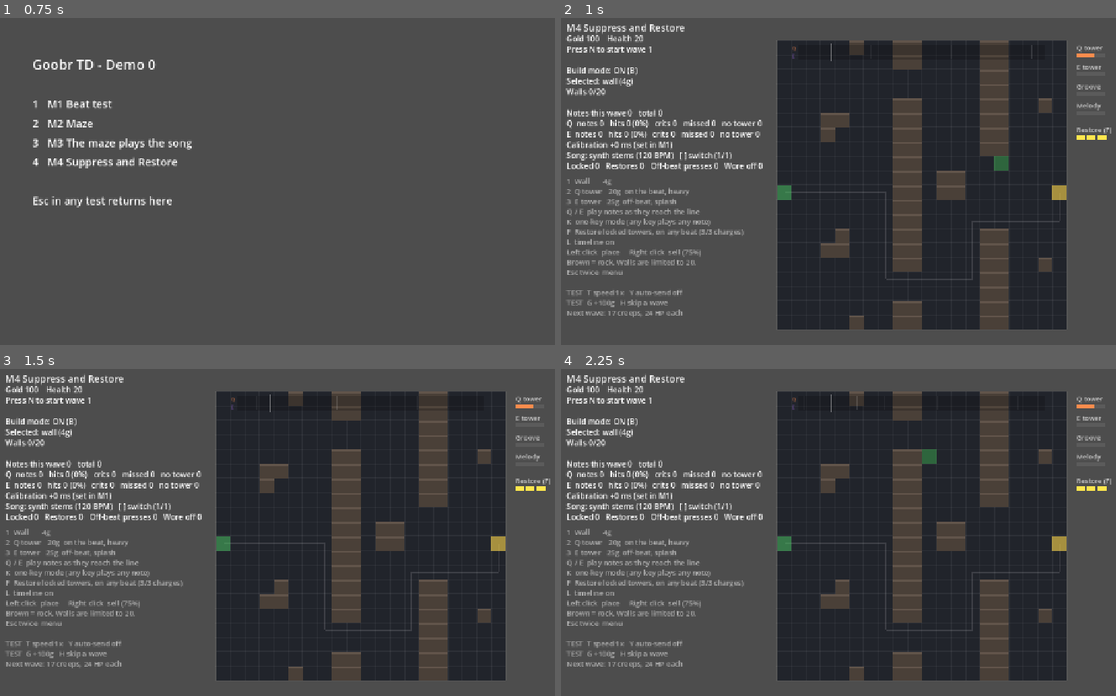
Above: before the commit, frames 1-4 (two rows, left to right).
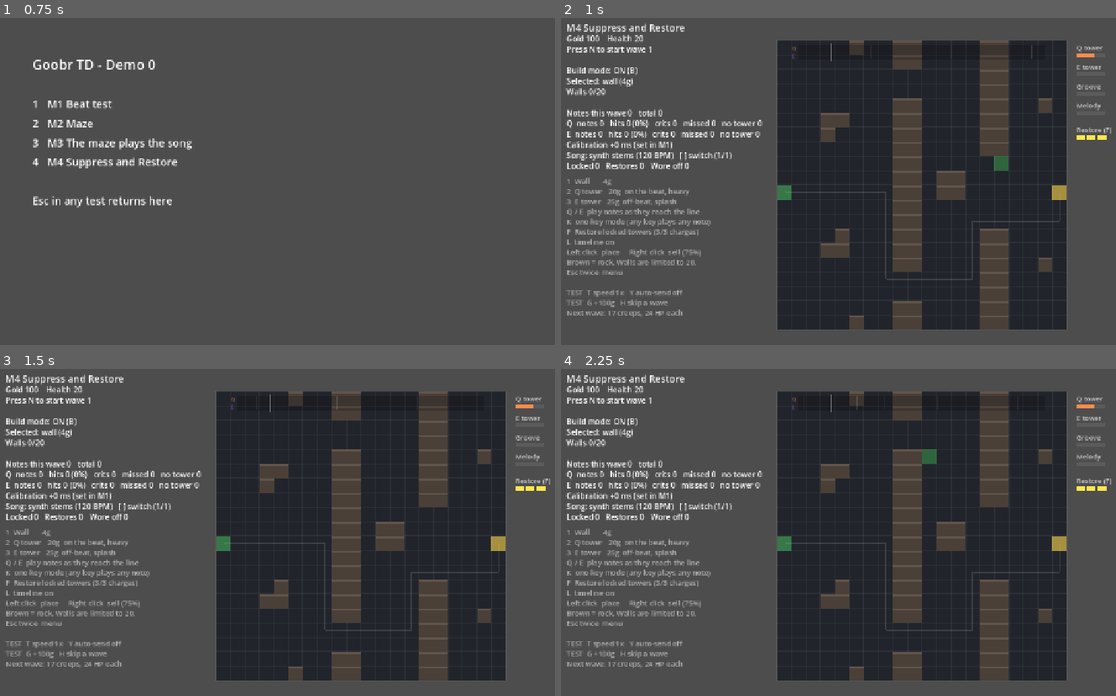
Above: after the commit, the same moments.

Repository: jaredmichaelbench/Goobr-td
Game: Godot game, scene res://menu.tscn
Same seed, same stepped clock (60 frames per second), same inputs: the game is played once before the commit and once after it.
Inputs (mouse positions are in pixels of both pictures, inside the frame that each line leads up to):
- Up to frame 1 (0.75 s): tap Enter at 0.5 s; move the mouse to (438, 168) at 0.52 s; hold W from 0.53 s (still down); tap R at 0.6 s; click (438, 168) at 0.67 s
- Up to frame 2 (1 s): keep holding W; tap Space at 0.77 s; tap 4 at 0.8 s
- Up to frame 3 (1.5 s): tap Space at 1.25 s; move the mouse to (177, 552) at 1.27 s; release W at 1.28 s; tap 4 at 1.35 s
- Up to frame 4 (2.25 s): tap Space at 1.52 s; tap R at 1.55, 2.1 s; tap Enter at 2 s; move the mouse to (927, 460) at 2.02 s; hold W from 2.03 s (still down)

Frame 1 is identical in both runs. In frame 2, 0.4% of the frame differs, in the area x 16-37%, y 44-67%; in frame 3, 0.4%; in frame 4, 0.4%.

Commit message:
M4 v3: Restore any time, lands on the next 8th note, refresh ripple relights towers (D-0019)
Co-Authored-By: Claude Fable 5.1 <noreply@anthropic.com>
Claude-Session: https://claude.ai/code/session_01L92Fzbf8i6vmMnAej33eyX

Diff:
--- a/game/scripts/m4_restore.gd
+++ b/game/scripts/m4_restore.gd
@@ -8,11 +8,12 @@
 ## notes, and their part drops out of the music. The groove drops too, so the
 ## mix goes thin. Clean play never gets locked (Jared, 2026-10-25).
 ##
-## F = Restore. It only lands on a beat (RESTORE_GRID_STEPS), but any beat, so
-## you choose when. On the beat every locked tower comes back at once with an
-## Overcharge salvo. Off the beat nothing happens and no charge is spent.
-## Charges are limited: 3 to start, one back per wave cleared. Locks also wear
-## off on their own after SUPPRESS_SECONDS.
+## F = Restore, any time. It lands on the next 8th note (at most 250 ms later)
+## so the ripple, salvo and sound sit on the grid without you timing anything
+## (D-0019). A refresh ripple sweeps the board from the goal outward and every
+## locked tower relights as it passes, firing an Overcharge salvo. Charges are
+## limited: 3 to start, one back per wave cleared. Locks also wear off on their
+## own after SUPPRESS_SECONDS.
 
 const SUPPRESS_SECONDS := 10.0
 const SUPPRESS_RADIUS := 2.2
@@ -20,7 +21,8 @@
 const ELITE_HP_MULT := 4.0
 const ELITE_SPEED_MULT := 0.8
 const ELITE_PULSE_BARS := 2  # Bars before the same elite can lock again.
-const RESTORE_GRID_STEPS := 4  # Restore lands on every beat (8th-note steps per bar = 8).
+const RESTORE_GRID_STEPS := 1  # Restore lands on the next 8th note. 0 = instant.
+const RIPPLE_SPEED := 28.0  # Tiles per second the refresh ripple travels.
 const RESTORE_CHARGES := 3
 const OVERCHARGE_MULT := 2.5  # Salvo damage = tower damage x this, splash radius 1.
 
@@ -28,7 +30,10 @@
 var restore_charges := RESTORE_CHARGES
 var _shockwaves: Array[Dictionary] = []
 var _restore_flash := 0.0
-var m4_stats := {"suppressed": 0, "restores": 0, "off_beat": 0, "expired": 0}
+var _restore_at := -1.0  # Song time a pressed Restore lands, or -1.
+var _relight := {}  # cell -> distance from the goal, waiting for the ripple
+var _ripple := -1.0  # Ripple radius in tiles, or -1 when idle.
+var m4_stats := {"suppressed": 0, "restores": 0, "expired": 0}
 
 
 func _ready() -> void:
@@ -50,7 +55,10 @@
 	super.reset()
 	suppressed.clear()
 	restore_charges = RESTORE_CHARGES
-	m4_stats = {"suppressed": 0, "restores": 0, "off_beat": 0, "expired": 0}
+	_restore_at = -1.0
+	_relight.clear()
+	_ripple = -1.0
+	m4_stats = {"suppressed": 0, "restores": 0, "expired": 0}
 
 
 func start_wave() -> void:
@@ -119,15 +127,28 @@
 	if fresh > 0:
 		m4_stats["suppressed"] += fresh
 		_sfx["suppress"].play()
-		_show_feedback("MISS   %d tower%s LOCKED   F on a beat to Restore" % [fresh, "" if fresh == 1 else "s"], Color(1, 0.3, 0.3))
+		_show_feedback("MISS   %d tower%s LOCKED   F to Restore" % [fresh, "" if fresh == 1 else "s"], Color(1, 0.3, 0.3))
 
 
 func step(delta: float) -> void:
 	super.step(delta)
+	if _restore_at >= 0.0 and beat_time() >= _restore_at:
+		_restore_at = -1.0
+		_restore()
+	if _ripple >= 0.0:
+		_ripple += RIPPLE_SPEED * delta
+		for cell in _relight.keys():
+			if _relight[cell] <= _ripple:
+				_relight.erase(cell)
+				_relight_tower(cell)
+		if _ripple > GRID_SIZE.x + GRID_SIZE.y:
+			_ripple = -1.0
 	for cell in suppressed.keys():
 		if not structures.has(cell):
 			suppressed.erase(cell)
 			continue
+		if _relight.has(cell):
+			continue  # The ripple is on its way.
 		suppressed[cell] -= delta
 		if suppressed[cell] <= 0.0:
 			suppressed.erase(cell)
@@ -154,45 +175,51 @@
 	if suppressed.is_empty():
 		_show_feedback("Nothing to Restore", Color(1, 1, 1, 0.5))
 		return
+	if _restore_at >= 0.0 or not _relight.is_empty():
+		return  # Already on its way.
 	if restore_charges <= 0:
 		_show_feedback("No Restore charges left", Color(1, 0.5, 0.4))
 		return
-	var grid := step_length() * RESTORE_GRID_STEPS
-	var phase := fposmod(press_time(), grid)
-	var offset_ms := (phase if phase < grid * 0.5 else phase - grid) * 1000.0
-	var g := Timing.grade(offset_ms)
-	if g == "Miss":
-		m4_stats["off_beat"] += 1
-		_show_feedback("Off the beat (%+.0f ms)   Restore only lands on a beat" % offset_ms, Color(1, 0.6, 0.4))
-		return
 	restore_charges -= 1
 	m4_stats["restores"] += 1
-	_show_feedback("%s RESTORE  %+.0f ms   Overcharge salvo!" % [g.to_upper(), offset_ms], Color(1.0, 0.9, 0.3))
-	_restore()
-
-
+	if RESTORE_GRID_STEPS <= 0:
+		_restore()
+		return
+	var grid := step_length() * RESTORE_GRID_STEPS
+	_restore_at = (floorf(beat_time() / grid) + 1.0) * grid
+	if _restore_at - beat_time() < 0.03:
+		_restore_at += grid
+
+
+## The ripple starts at the goal. Towers relight as it reaches them.
 func _restore() -> void:
-	var cells := suppressed.keys()
-	suppressed.clear()
+	_relight.clear()
+	for cell in suppressed:
+		_relight[cell] = Vector2(cell).distance_to(Vector2(GOAL))
+	_ripple = 0.0
+	_restore_flash = 0.5
 	_lead_timer = clock.bar_length() * LEAD_HOLD_BARS
-	_restore_flash = 0.4
 	_sfx["restore"].play()
-	for cell in cells:
-		if not structures.has(cell):
-			continue
-		_flashes[cell] = 0.3
-		var spec: Dictionary = builds[structures[cell]["type"]]
-		var target := _pick_target(Vector2(cell), spec["range"])
-		if target.is_empty():
-			continue
-		var dmg: float = spec["damage"] * OVERCHARGE_MULT
-		var dealt := 0.0
-		for c in creeps:
-			if c["pos"].distance_to(target["pos"]) <= 1.0:
-				dealt += minf(dmg, maxf(c["hp"], 0.0))
-				c["hp"] -= dmg
-		shots.append({"from": Vector2(cell), "to": target["pos"], "color": Color(1.0, 0.9, 0.3), "ttl": 0.3, "splash": 1.0})
-		_popup(target["pos"], "%d!" % roundi(dealt), Color(1.0, 0.9, 0.3), 20)
+	_show_feedback("RESTORE   Overcharge salvo!", Color(1.0, 0.9, 0.3))
+
+
+func _relight_tower(cell: Vector2i) -> void:
+	suppressed.erase(cell)
+	if not structures.has(cell):
+		return
+	_flashes[cell] = 0.3
+	var spec: Dictionary = builds[structures[cell]["type"]]
+	var target := _pick_target(Vector2(cell), spec["range"])
+	if target.is_empty():
+		return
+	var dmg: float = spec["damage"] * OVERCHARGE_MULT
+	var dealt := 0.0
+	for c in creeps:
+		if c["pos"].distance_to(target["pos"]) <= 1.0:
+			dealt += minf(dmg, maxf(c["hp"], 0.0))
+			c["hp"] -= dmg
+	shots.append({"from": Vector2(cell), "to": target["pos"], "color": Color(1.0, 0.9, 0.3), "ttl": 0.3, "splash": 1.0})
+	_popup(target["pos"], "%d!" % roundi(dealt), Color(1.0, 0.9, 0.3), 20)
 
 
 # --- Drawing -----------------------------------------------------------------
@@ -240,23 +267,24 @@
 		draw_arc(_to_screen(w["pos"]), SUPPRESS_RADIUS * TILE * (1.0 - a * 0.7), 0, TAU, 48, w["color"] * Color(1, 1, 1, a), 4.0)
 
 	if _restore_flash > 0.0:
-		draw_rect(Rect2(_origin, Vector2(board_w, GRID_SIZE.y * TILE)), Color(1.0, 0.9, 0.3, 0.25 * _restore_flash / 0.4))
-
-	# While locked: small white marks on every beat you could Restore on.
-	if show_timeline and not suppressed.is_empty():
-		var grid := step_length() * RESTORE_GRID_STEPS
+		draw_rect(Rect2(_origin, Vector2(board_w, GRID_SIZE.y * TILE)), Color(1.0, 0.9, 0.3, 0.12 * _restore_flash / 0.5))
+	if _ripple >= 0.0:
+		# The refresh ripple: a bright ring with a soft band behind it.
+		var center := _to_screen(Vector2(GOAL))
+		for i in 4:
+			var r: float = (_ripple - i * 0.8) * TILE
+			if r > 0.0:
+				draw_arc(center, r, 0, TAU, 96, Color(1.0, 0.95, 0.6, 0.8 - i * 0.18), 6.0 - i * 1.2)
+
+	# A pressed Restore shows where it lands on the timeline.
+	if show_timeline and _restore_at >= 0.0:
 		var now := beat_time()
 		var left := _origin.x + TILE * 1.5
 		var width := board_w - TILE * 3.0
 		var line_x := left + width * (TIMELINE_BEHIND / (TIMELINE_AHEAD + TIMELINE_BEHIND))
-		var px_per_s := width / (TIMELINE_AHEAD + TIMELINE_BEHIND)
+		var x := line_x + (_restore_at - now) * width / (TIMELINE_AHEAD + TIMELINE_BEHIND)
 		var top := _origin.y + 8.0
-		var first := ceili(now / grid)
-		var last := floori((now + TIMELINE_AHEAD) / grid)
-		for i in range(first, last + 1):
-			var x := line_x + (i * grid - now) * px_per_s
-			draw_line(Vector2(x, top - 3), Vector2(x, top + 35), Color(1, 1, 1, 0.7), 2.0)
-		draw_string(font, Vector2(line_x + 6, top + 48), "F on any beat", HORIZONTAL_ALIGNMENT_LEFT, -1, 12, Color(1, 1, 1, 0.8))
+		draw_line(Vector2(x, top - 3), Vector2(x, top + 35), Color(1.0, 0.9, 0.3, 0.9), 3.0)
 
 	# Restore charges under the meters.
 	var x := _origin.x + board_w + 20
@@ -271,11 +299,11 @@
 
 func status_lines() -> Array[String]:
 	var lines := super.status_lines()
-	lines.append("Locked %d   Restores %d   Off-beat presses %d   Wore off %d" % [m4_stats["suppressed"], m4_stats["restores"], m4_stats["off_beat"], m4_stats["expired"]])
+	lines.append("Locked %d   Restores %d   Wore off %d" % [m4_stats["suppressed"], m4_stats["restores"], m4_stats["expired"]])
 	return lines
 
 
 func help_lines() -> Array[String]:
 	var lines := super.help_lines()
-	lines.insert(5, "F  Restore locked towers, on any beat (%d/%d charges)" % [restore_charges, RESTORE_CHARGES])
+	lines.insert(5, "F  Restore locked towers (%d/%d charges)" % [restore_charges, RESTORE_CHARGES])
 	return lines
Not shown, changed: docs/decisions/decisions.md
Not shown, changed: docs/prototypes/M4-results.md
Not shown, changed: docs/tasks/tasks.md
Not shown, changed: game/README.md
